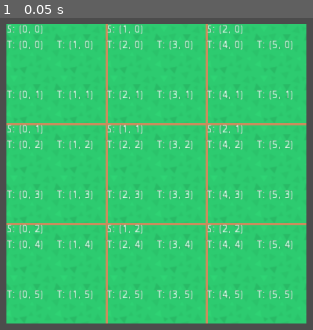
Above: before the commit, frame 1.
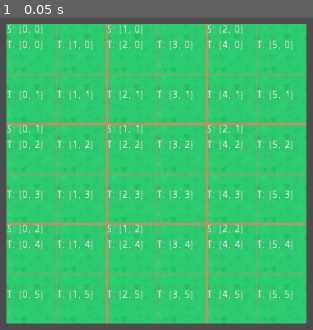
Above: after the commit, the same moment.

Repository: Drarch/EcologySim
Game: Godot game, scene res://scenes/levels/scene_herbivore.tscn
Two runs of this game, one before a commit and one after it. Both use one fixed random seed, a clock stepped at 60 frames per second and the inputs below. Before the commit the project starts from res://scenes/scene_herbivore.tscn.
Inputs:
- Up to frame 1 (0.05 s): no input

The runs differ from the first frame. In frame 1, 2.4% of the frame differs, in the area x 1-99%, y 1-99%.

Commit message:
ADD: Animal action logic

Diff:
--- a/source/project.godot
+++ b/source/project.godot
@@ -9,19 +9,31 @@
 config_version=4
 
 _global_script_classes=[ {
+"base": "Node",
+"class": "ActionBase",
+"language": "GDScript",
+"path": "res://scenes/agents/actions/scripts/action_base.gd"
+}, {
+"base": "Node2D",
+"class": "AnimalBase",
+"language": "GDScript",
+"path": "res://scenes/agents/scripts/animal_base.gd"
+}, {
 "base": "Reference",
 "class": "Sector",
 "language": "GDScript",
 "path": "res://scenes/objects/scripts/tilemap_sector.gd"
 } ]
 _global_script_class_icons={
+"ActionBase": "",
+"AnimalBase": "",
 "Sector": ""
 }
 
 [application]
 
 config/name="EcologySim"
-run/main_scene="res://scenes/scene_herbivore.tscn"
+run/main_scene="res://scenes/levels/scene_herbivore.tscn"
 config/icon="res://icon.png"
 
 [rendering]
--- /dev/null
+++ b/source/scenes/agents/actions/scripts/action_base.gd
@@ -0,0 +1,11 @@
+extends Node
+class_name ActionBase
+
+var _animal: AnimalBase
+
+func activate(animal: AnimalBase) -> void:
+	_animal = animal
+	pass
+
+func action():
+	pass
--- a/source/scenes/agents/animal_base.tscn
+++ b/source/scenes/agents/animal_base.tscn
@@ -1,9 +1,13 @@
-[gd_scene load_steps=2 format=2]
+[gd_scene load_steps=3 format=2]
 
 [ext_resource path="res://assets/animals/goat.png" type="Texture" id=1]
+[ext_resource path="res://scenes/agents/scripts/animal_base.gd" type="Script" id=2]
 
 [node name="Animal" type="Node2D"]
+script = ExtResource( 2 )
 
 [node name="View" type="Sprite" parent="."]
 scale = Vector2( 0.285136, 0.285136 )
 texture = ExtResource( 1 )
+
+[node name="Actions" type="Node" parent="."]
--- /dev/null
+++ b/source/scenes/agents/scripts/animal_base.gd
@@ -0,0 +1,39 @@
+extends Node2D
+class_name AnimalBase
+
+onready var _actions = $Actions
+
+var _migration: FuncRef
+var _consumption: FuncRef
+var _death: FuncRef
+var _breeding: FuncRef
+
+func _ready() -> void:
+	_readyNullAction()
+
+
+func _readyNullAction() -> void:
+	_migration = funcref(self, "_nullAction")
+	_consumption = funcref(self, "_nullAction")
+	_death = funcref(self, "_nullAction")
+	_breeding = funcref(self, "_nullAction")
+
+func _readyActions() -> void:
+	for a in _actions.get_children():
+		a.activate(self)
+
+
+func _nullAction() -> void:
+	pass
+
+func migration():
+	_migration.call_func()
+
+func consumption():
+	_consumption.call_func()
+
+func death():
+	_death.call_func()
+
+func breeding():
+	_breeding.call_func()
--- a/source/scenes/objects/ground_tilemap.tscn
+++ b/source/scenes/objects/ground_tilemap.tscn
@@ -12,10 +12,10 @@
 format = 1
 tile_data = PoolIntArray( 0, 0, 65537, 1, 0, 65537, 2, 0, 65537, 3, 0, 65537, 4, 0, 65537, 5, 0, 65537, 65536, 0, 65537 …(519 unchanged characters)…
 script = ExtResource( 2 )
-sectorScale = null
 
 [node name="Grid" type="Node2D" parent="."]
 script = ExtResource( 3 )
+drawTileGrid = true
 drawFrame = false
 gridColor = Color( 0.796078, 0.556863, 0.368627, 1 )
 width = 3.0
--- a/source/scenes/objects/scripts/tilemap_debug.gd
+++ b/source/scenes/objects/scripts/tilemap_debug.gd
@@ -6,8 +6,6 @@
 	pass
 
 func _redayLabels() -> void:
-	print("Addlabels")
-
 	for pS in tilemap.sectors:
 		for s in pS:
 			var label: Label = Label.new()
--- a/source/scenes/objects/scripts/tilemap_draw_grid.gd
+++ b/source/scenes/objects/scripts/tilemap_draw_grid.gd
@@ -1,6 +1,7 @@
 extends Node2D
 
 export(bool) var drawSectorGrid: bool = true
+export(bool) var drawTileGrid: bool = false
 export(bool) var drawFrame: bool = true
 
 export(Color) var gridColor: Color = Color.red
@@ -14,10 +15,13 @@
 	pass
 
 func _draw() -> void:
-	if !drawSectorGrid:
-		return
+	if drawSectorGrid:
+		_drawSectorGrid()
 
-	_drawSectorGrid()
+	if drawTileGrid:
+		_drawTileGrid()
+
+
 
 
 func _drawSectorGrid() -> void:
@@ -39,3 +43,20 @@
 	for x in range(start, int(gridSize.x) + end):
 		var step:int = int(sectorSize.x) * x
 		draw_line(Vector2(step, 0), Vector2(step, mapSize.y), gridColor, width)
+
+
+func _drawTileGrid() -> void:
+	var tilemapSize: Vector2 = tilemap.get_used_rect().size
+
+	var mapSize: Vector2 = tilemap.cell_size * tilemapSize
+
+	var start: int = 0 if drawFrame else 1
+	var end: int = 1 if drawFrame else 0
+
+	for y in range(start, tilemapSize.y + end):
+		var step:int = int(tilemap.cell_size .y) * y
+		draw_line(Vector2(0, step), Vector2(mapSize.x, step), gridColor, width/2.0)
+
+	for x in range(start, tilemapSize.x + end):
+		var step:int = int(tilemap.cell_size .x) * x
+		draw_line(Vector2(step, 0), Vector2(step, mapSize.y), gridColor, width/2.0)
Renamed: source/scenes/scene_herbivore.tscn -> source/scenes/levels/scene_herbivore.tscn
